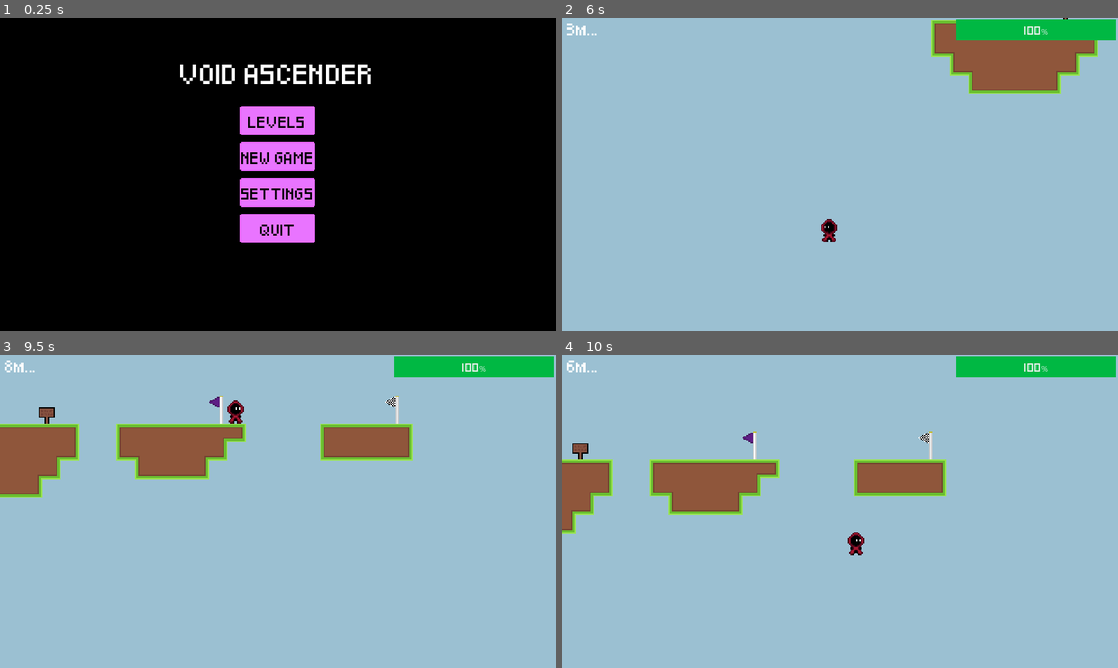
Above: before the commit, frames 1-4 (two rows, left to right).
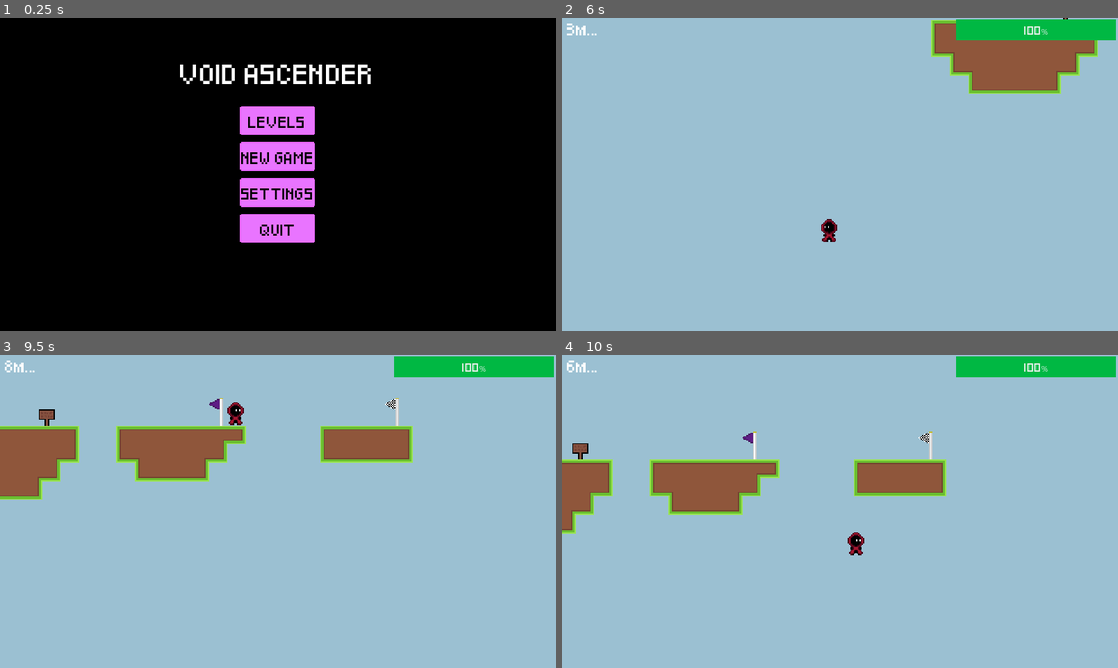
Above: after the commit, the same moments.

Repository: StormLight14/void-ascender
Game: Godot game, scene res://ui/menu/menu_ui.tscn
Same seed, same stepped clock (60 frames per second), same inputs: the game is played once before the commit and once after it. Sound files missing from this copy of the repository are replaced by a short silence.
Inputs:
- Up to frame 1 (0.25 s): no input
- Up to frame 2 (6 s): click "NEW GAME" at 0.5 s; hold Shift (climb) 1.28-2.03 s; hold D (right) 1.28-2.78 s; tap Space (jump) at 1.52, 2.27, 3.77, 4.52 s; tap E (interact) at 2.1, 3.6 s; hold Shift (climb) 2.78-3.53 s; hold A (left) 2.78-5 s; tap Enter at 4.25 s; hold Shift (climb) 4.28-5 s; tap Escape (ui_cancel) at 4.9 s; click "SAVE GAME" at 5 s; click "RESUME" at 5.75 s
- Up to frame 3 (9.5 s): hold D (right) from 6.53 s (still down); tap E (interact) at 6.6, 8.1 s; tap Space (jump) at 6.77, 8.27, 9.02 s; hold Shift (climb) 7.28-8.03 s; hold Shift (climb) from 8.78 s (still down)
- Up to frame 4 (10 s): keep holding D (right); release Shift (climb) at 9.53 s; tap E (interact) at 9.6 s; tap Space (jump) at 9.77 s

Frames 1-2 are identical in both runs. In frame 3, 2.3% of the frame differs, in the area x 0-75%, y 13-47%; in frame 4, nothing differs.

Commit message:
signs display text faster; can skip sign animation with ui_cancel

Diff:
--- a/autoloads/Global.gd
+++ b/autoloads/Global.gd
@@ -8,18 +8,21 @@
 var level_data = {
 	"0": { # tutorial
 		"completed": false,
-		"last_checkpoint": null
+		"last_checkpoint": null,
+		"deaths": 0,
 	},
 	"1": {
 		"completed": false,
-		"last_checkpoint": null
+		"last_checkpoint": null,
+		"deaths": 0,
 	},
 	"2": {
 		"completed": false,
-		"last_checkpoint": null
+		"last_checkpoint": null,
+		"deaths": 0,
 	},
 }
-var deaths = 0
+var total_deaths = 0
 
 func broadcast(messages, seconds = 5, font_size = 8, offset = Vector2(0, -30)):
 	%BroadcastLabel.text = messages[0]
@@ -39,7 +42,7 @@
 	var save_file = FileAccess.open("user://game_save.json", FileAccess.WRITE)
 	var save_dict = {
 		"level_data": level_data,
-		"deaths": deaths
+		"total_deaths": total_deaths
 	}
 
 	save_file.store_line(JSON.stringify(save_dict))
@@ -59,7 +62,7 @@
 	for level in level_data:
 		if level_data[level].last_checkpoint:
 			level_data[level].last_checkpoint = str_to_var("Vector2" + level_data[level].last_checkpoint)
-	deaths = int(save_data["deaths"])
+	total_deaths = int(save_data["total_deaths"])
 
 func fade_in():
 	%FadeAnimationPlayer.play("fade_in")
--- a/level/level.gd
+++ b/level/level.gd
@@ -38,6 +38,8 @@
 func player_killed():
 	the_void.on_player_killed()
 	player.global_position = player_spawn
+	Global.level_data[Global.current_level].deaths += 1
+	player.velocity.y = 0
 
 func spawn_fireball(direction, speed, lifetime, spawn_position):
 	var fireball = preload("res://hazards/fireball/fireball.tscn").instantiate()
--- a/objects/sign.gd
+++ b/objects/sign.gd
@@ -14,6 +14,11 @@
 		Global.ui_open = false
 		%SignUI.visible = false
 
+	if Input.is_action_just_pressed("ui_cancel"):
+		%SignLabel.text = sign_text
+		sign_char_index = 0
+		sign_finished = true
+
 func show_sign_text():
 	%SignUI.visible = true
 	%SignLabel.text = ""
@@ -24,10 +29,12 @@
 	%CharDisplayTimer.start()
 
 func _on_char_display_timer_timeout():
-	if sign_char_index < len(sign_text):
+	if sign_char_index < len(sign_text) and not sign_finished:
 		%SignLabel.text += sign_text[sign_char_index]
 		sign_char_index += 1
+		%CharDisplayTimer.start()
 	else:
+		sign_char_index = 0
 		sign_finished = true
 
 func _on_body_entered(_body):
--- a/objects/sign.tscn
+++ b/objects/sign.tscn
@@ -27,7 +27,8 @@
 
 [node name="CharDisplayTimer" type="Timer" parent="."]
 unique_name_in_owner = true
-wait_time = 0.05
+wait_time = 0.04
+one_shot = true
 
 [node name="CanvasLayer" type="CanvasLayer" parent="."]
 
